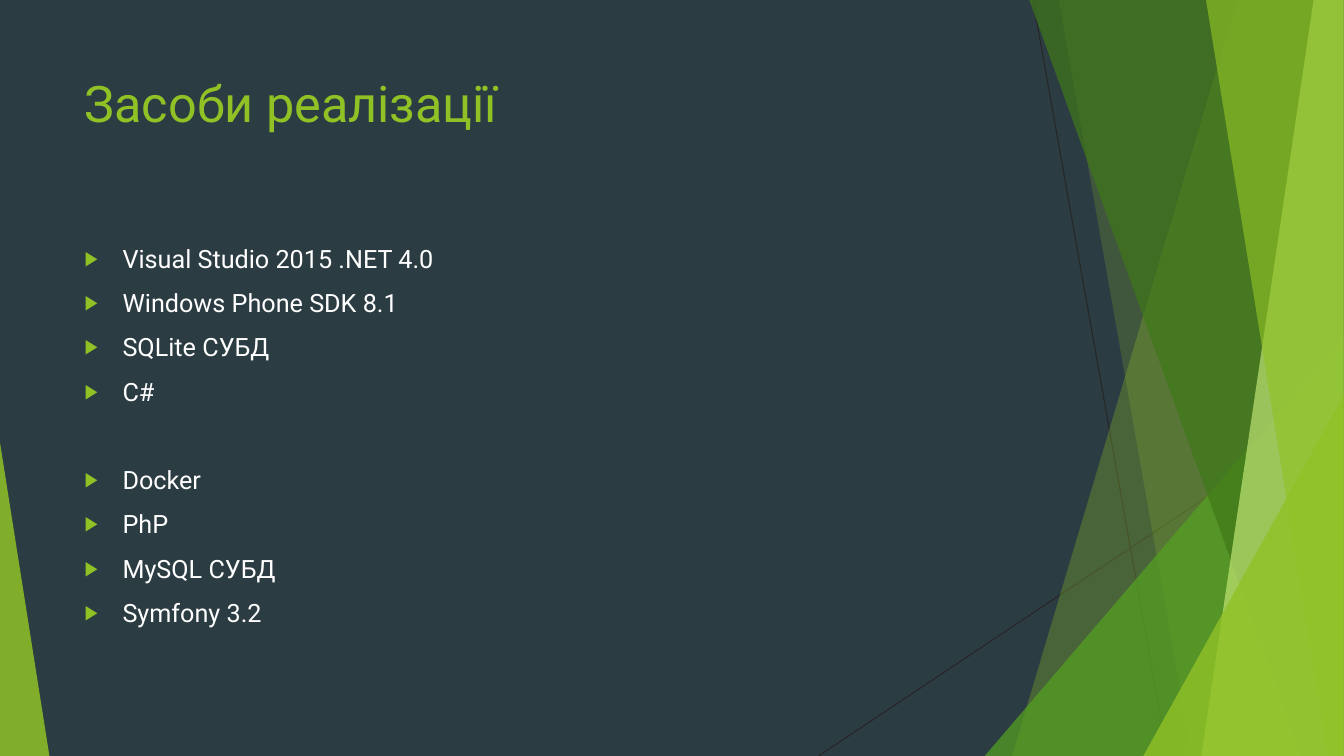
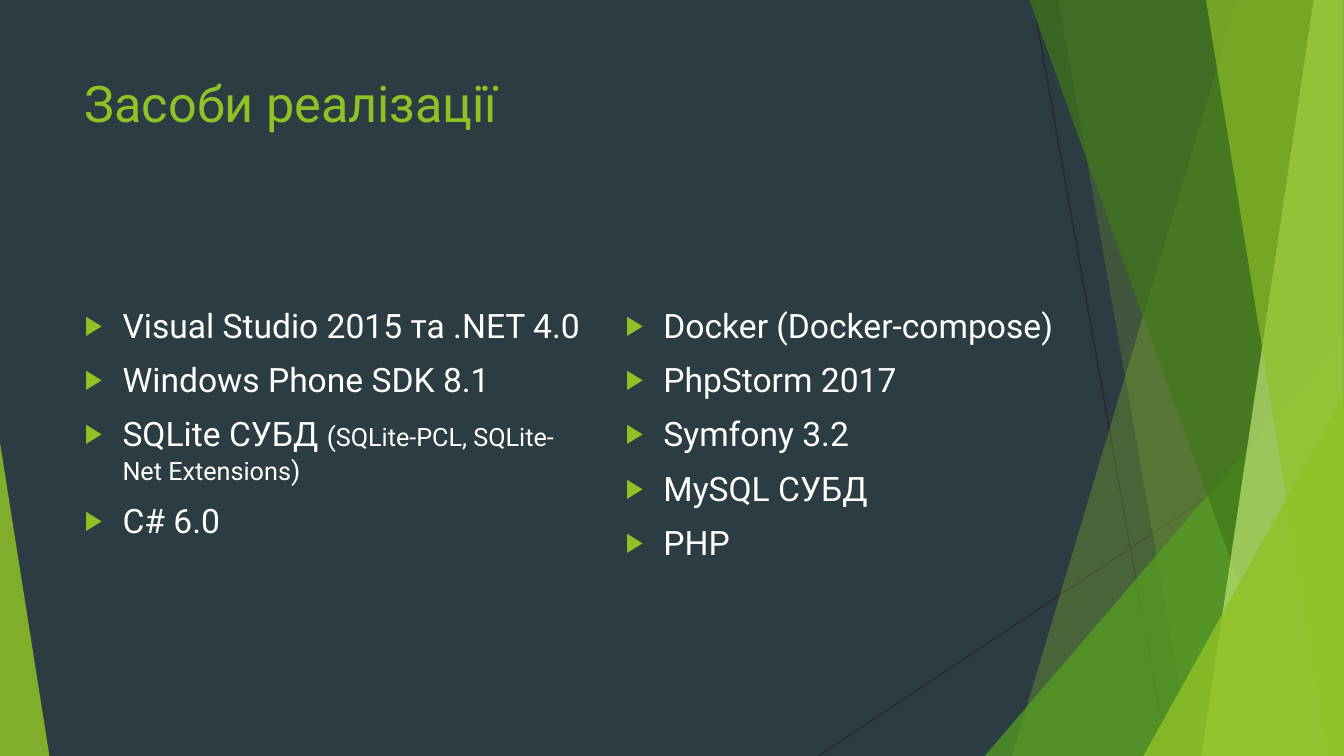
Before and after one commit to Denscorov/diplom, a slide deck: slide 5 of Doc/Мобільний додаток для тестування знань студентів з дисципліни.pptx. Drawn at 1344x756 pixels with LibreOffice and Linux fonts; fonts in the diff are those of the drawing. Boxes give left, top, right and bottom in pixels: in the first picture for what was removed or moved away, otherwise in the second. Text is boxed around its words. In the diff, an @@ line names an element or a change of style, - is before the commit and + after.

```diff
--- a/Doc/Мобільний додаток для тестування знань студентів з дисципліни.pptx
+++ b/Doc/Мобільний додаток для тестування знань студентів з дисципліни.pptx
@@ text "Visual Studio 2015 та .NET ...": place and size @@
-text "Visual Studio 2015 та .NET ..." at (123,249,433,628)
+text "Visual Studio 2015 та .NET ..." at (123,312,580,534)
@@ text at (123,312,580,339): text changed; size 18 to 24 pt @@
-▶ Visual Studio 2015 .NET 4.0
+▶ Visual Studio 2015 та .NET 4.0
@@ text added at (663,311,1053,555), 24 pt, text #FFFFFF @@
+▶ Docker (Docker-compose)
+▶ PhpStorm 2017
+▶ Symfony 3.2
+▶ MySQL СУБД
+▶ PHP
@@ text at (123,366,490,393): size 18 to 24 pt in "Windows Phone SDK 8.1" @@
@@ text at (123,421,553,534): text changed @@
-▶ SQLite СУБД
-▶ C#
-▶ Docker
-▶ PhP
-▶ MySQL СУБД
-▶ Symfony 3.2
+▶ SQLite СУБД (SQLite-PCL, SQLite-Net Extensions)
+▶ C# 6.0
```
Also in this commit, not shown: 6 other slides changed, 9 other files.
